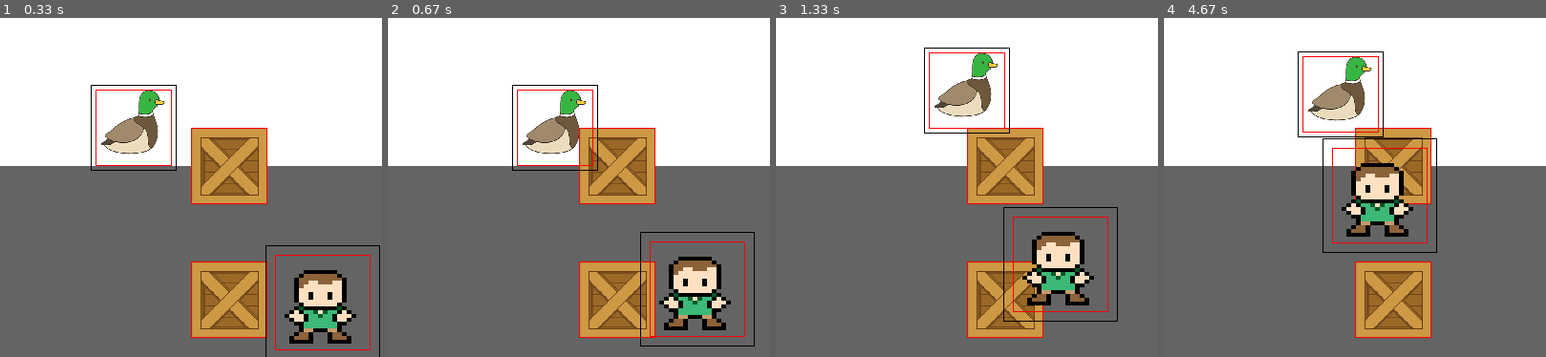
Above: before the commit, frames 1-4 (left to right).
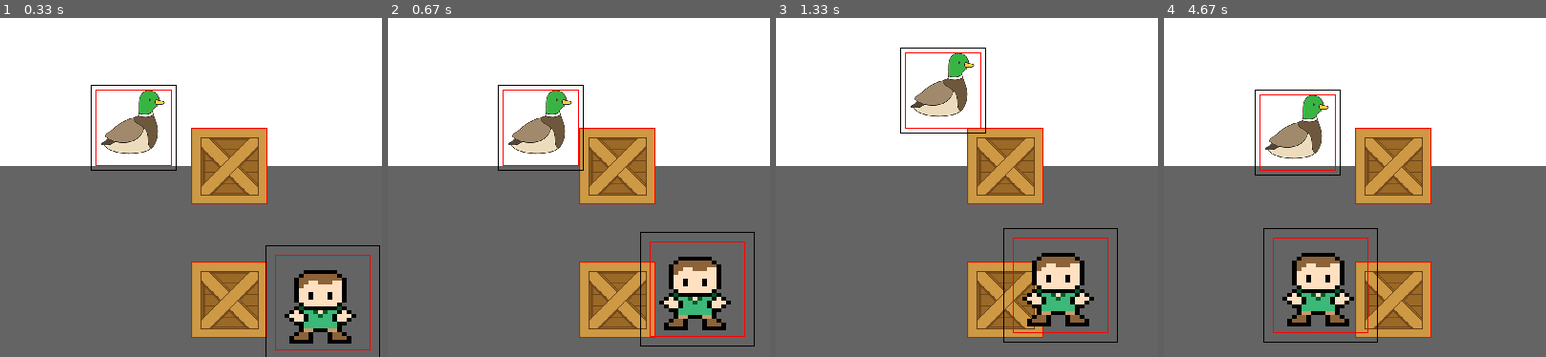
Above: after the commit, the same moments.

Repository: j-peng/112tp
Game: pygame game, started from pygame pseudo code.py
Same seed, same stepped clock (60 frames per second), same inputs: the game is played once before the commit and once after it.
Inputs:
- Up to frame 1 (0.33 s): no input
- Up to frame 2 (0.67 s): hold D from 0.33 s (still down)
- Up to frame 3 (1.33 s): release D at 0.8 s; hold W 0.83-1.13 s; tap Space at 0.9, 1.23 s; hold D from 1.17 s (still down)
- Up to frame 4 (4.67 s): tap Space at 1.53, 1.73, 2.03, 2.3, 2.63, 3.47, 3.77, 4.13, 4.53 s; release D at 1.63 s; hold A 1.67-2.2 s; hold S 2.23-2.53 s; hold A 2.57-2.97 s; hold D 3.4-4.03 s; hold S 4.07-4.43 s; hold A from 4.47 s (still down)

Frame 1 is identical in both runs. In frame 2, 2.3% of the frame differs, in the area x 28-55%, y 19-46%; in frame 3, 7.0%; in frame 4, 11%, in the area x 23-72%, y 9-96%.

Commit message:
working movements

Diff:
--- a/pygame pseudo code.py
+++ b/pygame pseudo code.py
@@ -60,6 +60,14 @@
             lowestSprite = sprite
     return lowestSprite
 
+# check it two rectangles collide
+# inspired by: https://www.geeksforgeeks.org/find-two-rectangles-overlap/
+def collide(rect1, rect2):
+    if ((rect1.x > rect2.x + rect2.width) or (rect2.x > rect1.x + rect1.width) or
+        (rect1.y < rect2.y + rect2.height) or (rect2.y < rect1.y + rect1.height)):
+        return False
+    return True
+
 """
 all object
  -> moving objects
@@ -79,6 +87,14 @@
     -> platforms (can jump on) - top surface
 """
 
+# view area sprite around moving objects
+class ViewArea(pygame.sprite.Sprite):
+    def __init__(self, x, y, width, height):
+        pygame.sprite.Sprite.__init__(self)
+        # make a rectangle
+        self.rect = pygame.Rect(x, y, width, height)
+
+
 class GameObject(pygame.sprite.Sprite):
     allGameObjects = pygame.sprite.Group()
 
@@ -95,7 +111,6 @@
         for sprite in GameObject.allGameObjects:
             # might want to just move active object to increase efficiency?
             sprite.move(xDir, 0)
-
 
     def __init__(self, x, y, image):
         self.x = x
@@ -166,8 +181,8 @@
 
         # n is how far around the thing can see
         self.viewDist = viewDist
-        self.proxRect = pygame.Rect(self.x+self.viewDist, self.y+self.viewDist,
-                                    self.rect.width+2*self.viewDist, self.rect.height+2*self.viewDist)
+        self.proxSprite = ViewArea(self.x-self.viewDist, self.y-self.viewDist,
+                                   self.rect.width+2*self.viewDist, self.rect.height+2*self.viewDist)
 
     def isColliding(self, dir):
         # check if there is a collision in a direction
@@ -181,6 +196,31 @@
         elif dir == 'up':
             pass
 
+    def getObjectsInView(self):
+        objectsSeen = pygame.sprite.spritecollide(self.proxSprite, GameObject.allGameObjects, False)
+        objectsSeen.remove(self)
+        return objectsSeen
+
+    def check(self, dir):
+        # check if there is an object nearby in a direction
+        # if there is, return the sprite, else return False
+        objectsSeen = self.getObjectsInView()
+        for sprite in objectsSeen:
+            if dir == 'left':
+                if isClose(sprite.rect.right, self.proxSprite.rect.left, 5):
+                    return sprite
+            elif dir == 'right':
+                if isClose(sprite.rect.left, self.proxSprite.rect.right, 5):
+                    return sprite
+            elif dir == 'up':
+                if isClose(sprite.rect.bottom, self.proxSprite.rect.bottom, 5):
+                    return sprite
+            elif dir == 'down':
+                if isClose(sprite.rect.top, self.proxSprite.rect.bottom, 5):
+                    return sprite
+
+        return False
+
     # move using walk or run speeds
     def walk(self, inX, inY):
         if self.running:
@@ -188,19 +228,39 @@
         else:
             speed = self.walkSpeed
 
-        # walk left only if theres nothing left of you or if there is something left of you, its bottom is above you
+        # walk left only if theres nothing left of you or if there is something left of you,
+        # its bottom is above you
         # walk right is nothing right or right object is above you
         # walk up if nothing up or up objects bottom is above you
         # walk down if nothing below
         if inX < 0:
-            self.move(-speed, 0)
+            sprite = self.check('left')
+            if (sprite == False):
+                # nothing left of you, move left
+                self.move(-speed, 0)
+            else:
+                # something left of you, check its bottom
+                if sprite.rect.bottom < self.rect.bottom:
+                    self.move(-speed, 0)
         elif inX > 0:
-            self.move(speed, 0)
+            sprite = self.check('right')
+            if (sprite == False):
+                self.move(speed, 0)
+            else:
+                if sprite.rect.bottom < self.rect.bottom:
+                    self.move(speed, 0)
 
         if inY < 0:
-            self.move(0, -speed)
+            sprite = self.check('up')
+            if (sprite == False):
+                self.move(0, -speed)
+            else:
+                if sprite.rect.bottom < self.rect.bottom:
+                    self.move(0, -speed)
         elif inY > 0:
-            self.move(0, speed)
+            sprite = self.check('down')
+            if (sprite == False):
+                self.move(0, speed)
         """
         checkLeft = self.isColliding('left')
         if inX < 0:
@@ -225,13 +285,13 @@
     # update the hitboxes
     def updateHitbox(self):
         super().updateHitbox()
-        self.proxRect.centerx = self.rect.centerx
-        self.proxRect.centery = self.rect.centery
+        self.proxSprite.rect.centerx = self.rect.centerx
+        self.proxSprite.rect.centery = self.rect.centery
 
     # update the object on screen
     def update(self):
         super().update()
-        pygame.draw.rect(screen, (0, 0, 0), self.proxRect, 1)
+        pygame.draw.rect(screen, (0, 0, 0), self.proxSprite.rect, 1)
 
 class Duck(MovingObject):
     def __init__(self, x, y, image, walkCycleLegsList, bodyDictionary, walkSpeed, runSpeed, viewDist):
